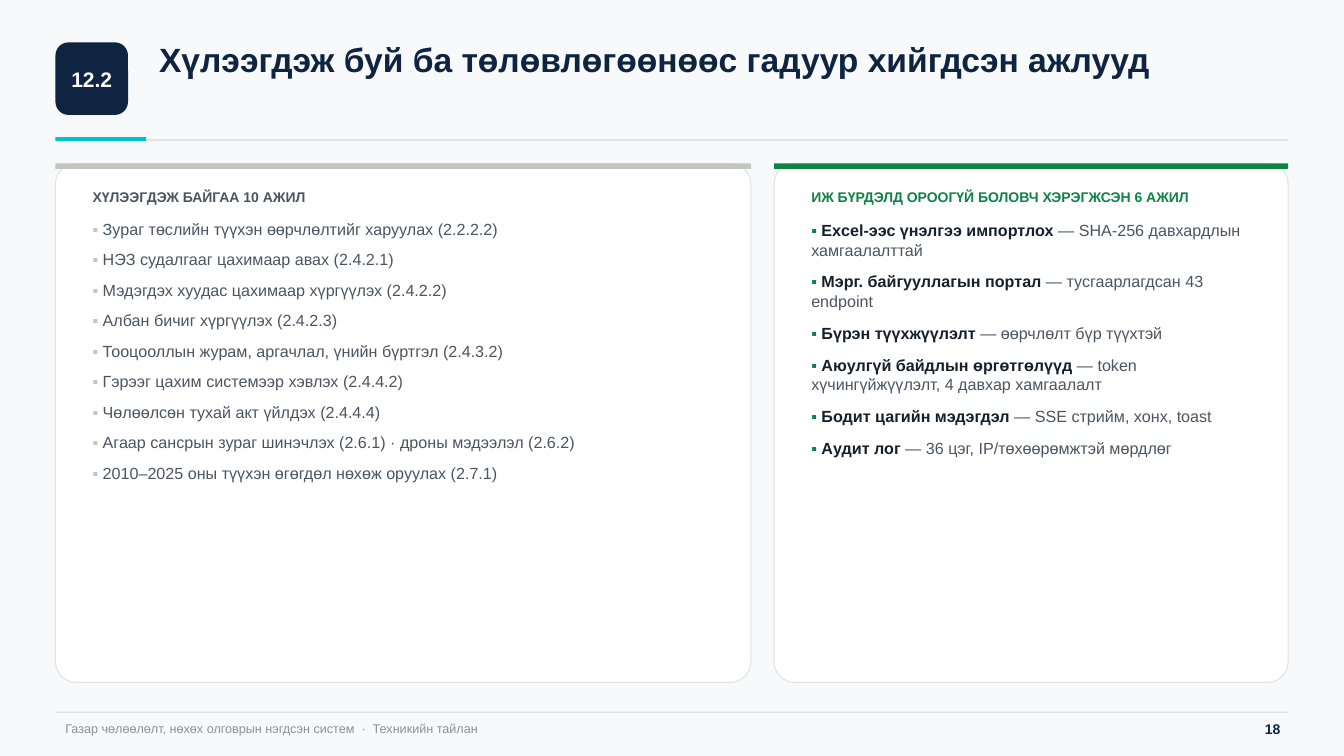
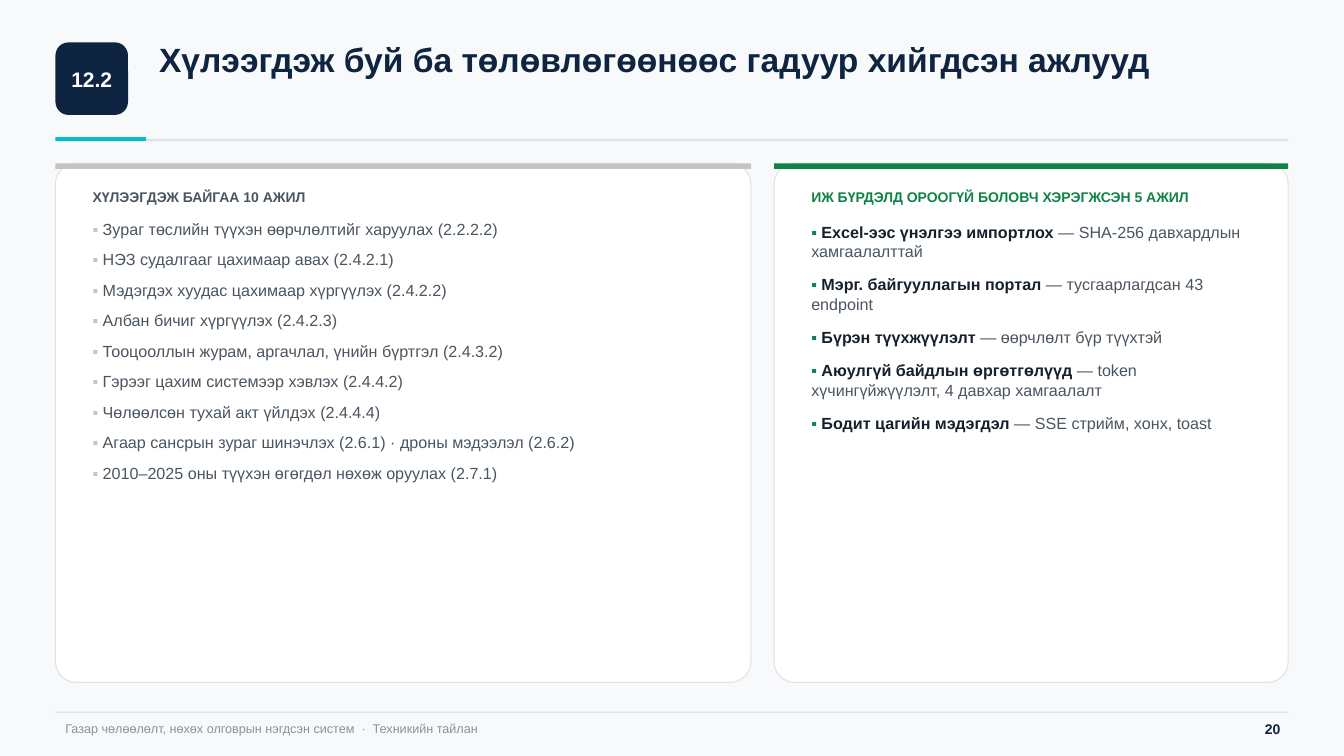
Before and after one commit to bumaa7018/acquisition_frontend, a slide deck: slide 21 of system-tailan.pptx (slide 19 before the commit). Drawn at 1344x756 pixels with LibreOffice and Linux fonts; fonts in the diff are those of the drawing. Boxes give left, top, right and bottom in pixels: in the first picture for what was removed or moved away, otherwise in the second. Text is boxed around its words. In the diff, an @@ line names an element or a change of style, - is before the commit and + after.

```diff
--- a/system-tailan.pptx
+++ b/system-tailan.pptx
@@ text at (x1=811, y1=191, x2=1189, y2=205): text changed @@
-ИЖ БҮРДЭЛД ОРООГҮЙ БОЛОВЧ ХЭРЭГЖСЭН 6 АЖИЛ
+ИЖ БҮРДЭЛД ОРООГҮЙ БОЛОВЧ ХЭРЭГЖСЭН 5 АЖИЛ
@@ text at (x1=811, y1=226, x2=1241, y2=433): more space between paragraphs @@
@@ text at (x1=821, y1=442, x2=1171, y2=458): paragraph removed @@
-▪ Аудит лог — 36 цэг, IP/төхөөрөмжтэй мөрдлөг
@@ text at (x1=1265, y1=724, x2=1281, y2=734): text changed @@
-18
+20
```
Also in this commit, not shown: 2 other slides changed, 2 slides added, 21 other files.
